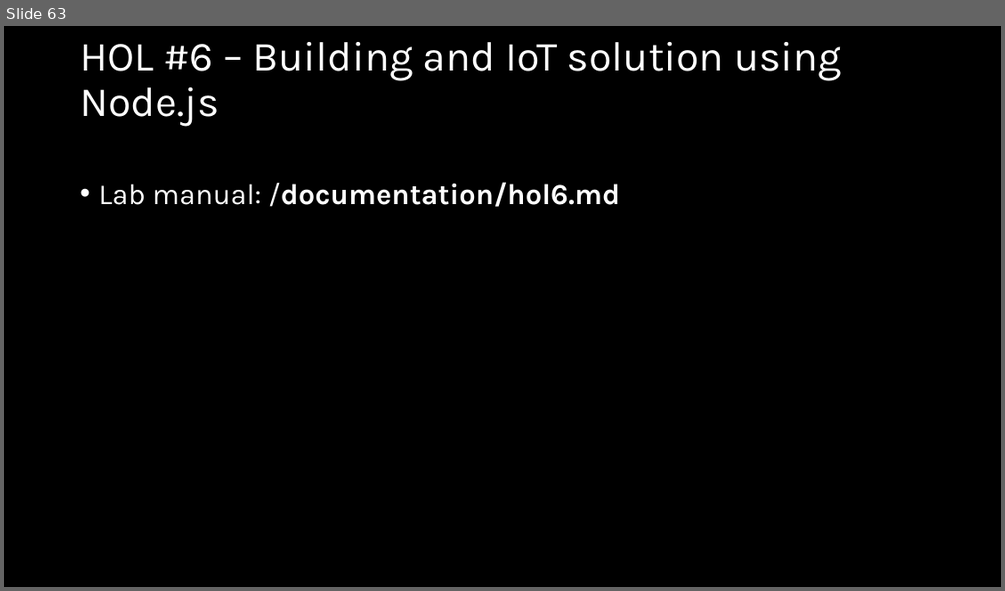
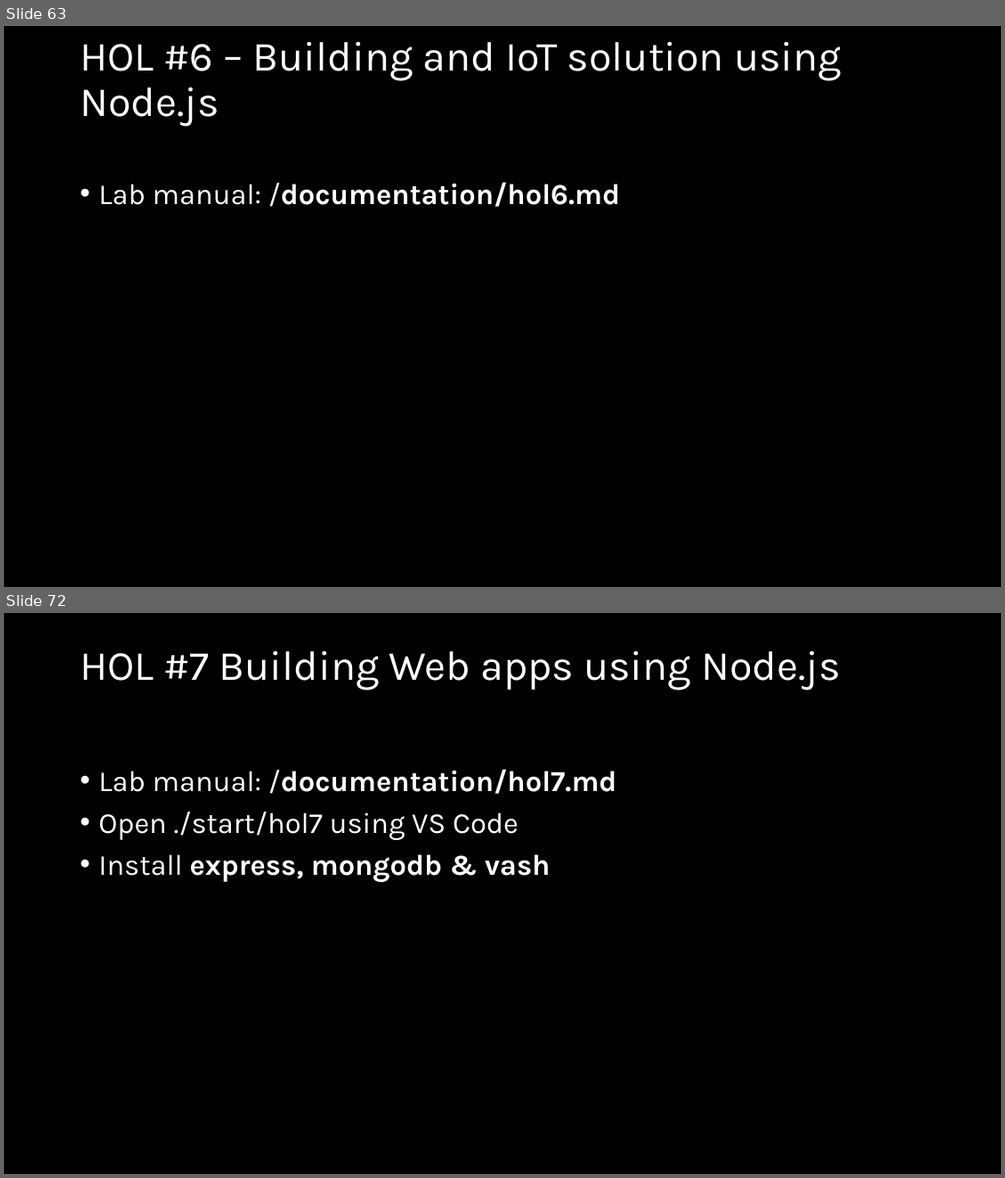
Before and after one commit to wmmihaa/Introduction-to-Node.js, a slide deck: slides/Introduction to Node.js.pptx. Shown one above the other, each under a label of ours: slide 63 before the commit, slides 63 and 72 after it; the slides between them are not shown. The pictures are 1005x591 and 1005x1178 pixels, drawn with LibreOffice and Linux fonts; fonts in the diff are those of the drawing. Boxes give left, top, right and bottom in pixels: in the first picture for what was removed or moved away, otherwise in the second. Text is boxed around its words. In the diff, an @@ line names an element or a change of style, - is before the commit and + after.

```diff
--- a/slides/Introduction to Node.js.pptx
+++ b/slides/Introduction to Node.js.pptx
@@ slide 72 added at (4,613,1001,1174), background #000000 @@
@@ title added at (80,651,840,690), 40 pt, text #FFFFFF @@
+HOL #7 Building Web apps using Node.js
@@ text added at (98,769,617,882), 28 pt, text #FFFFFF @@
+• Lab manual: /documentation/hol7.md
+• Open ./start/hol7 using VS Code
+• Install express, mongodb & vash
```
Also in this commit, not shown: 7 slides changed, 6 other slides added, 1 other file.
